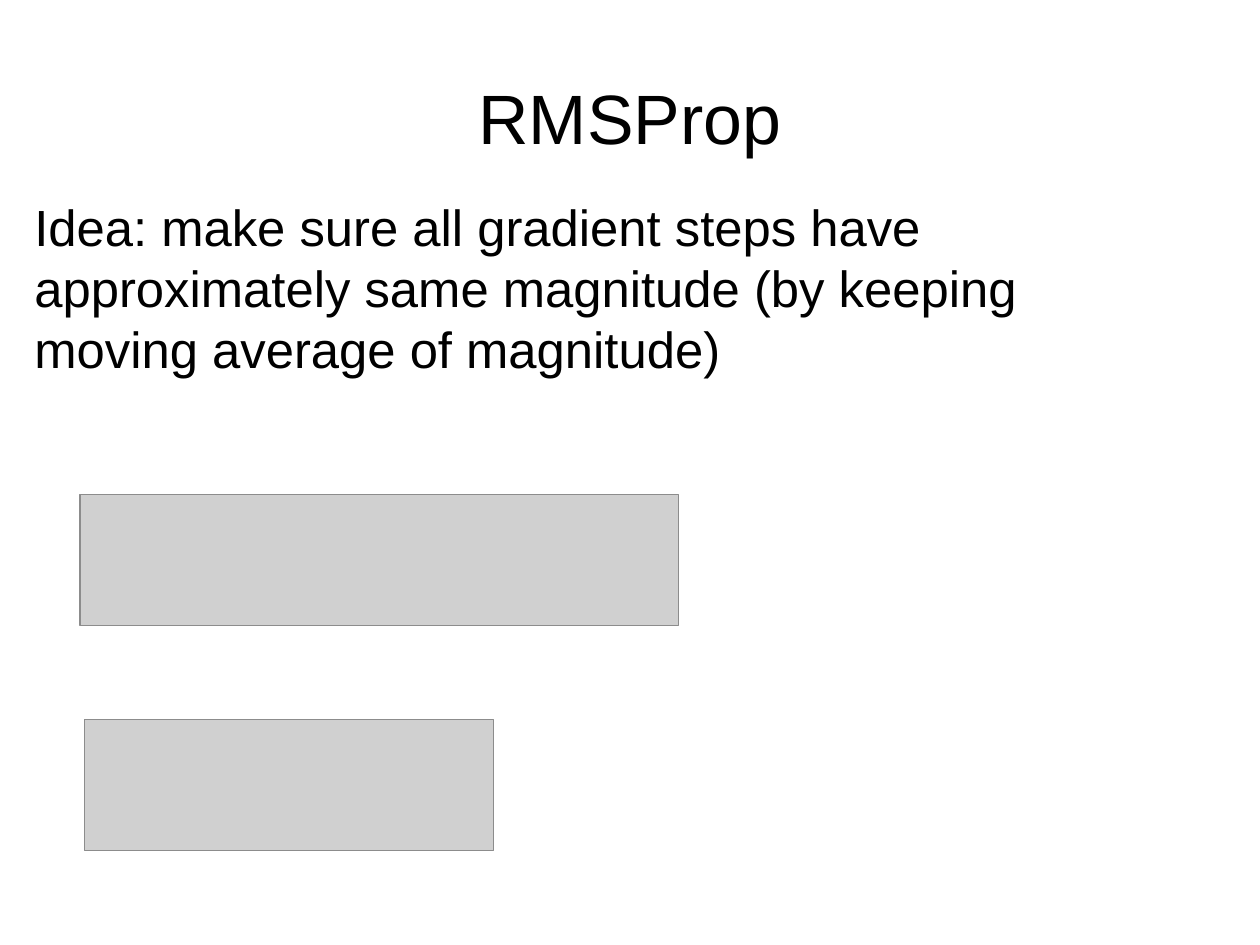
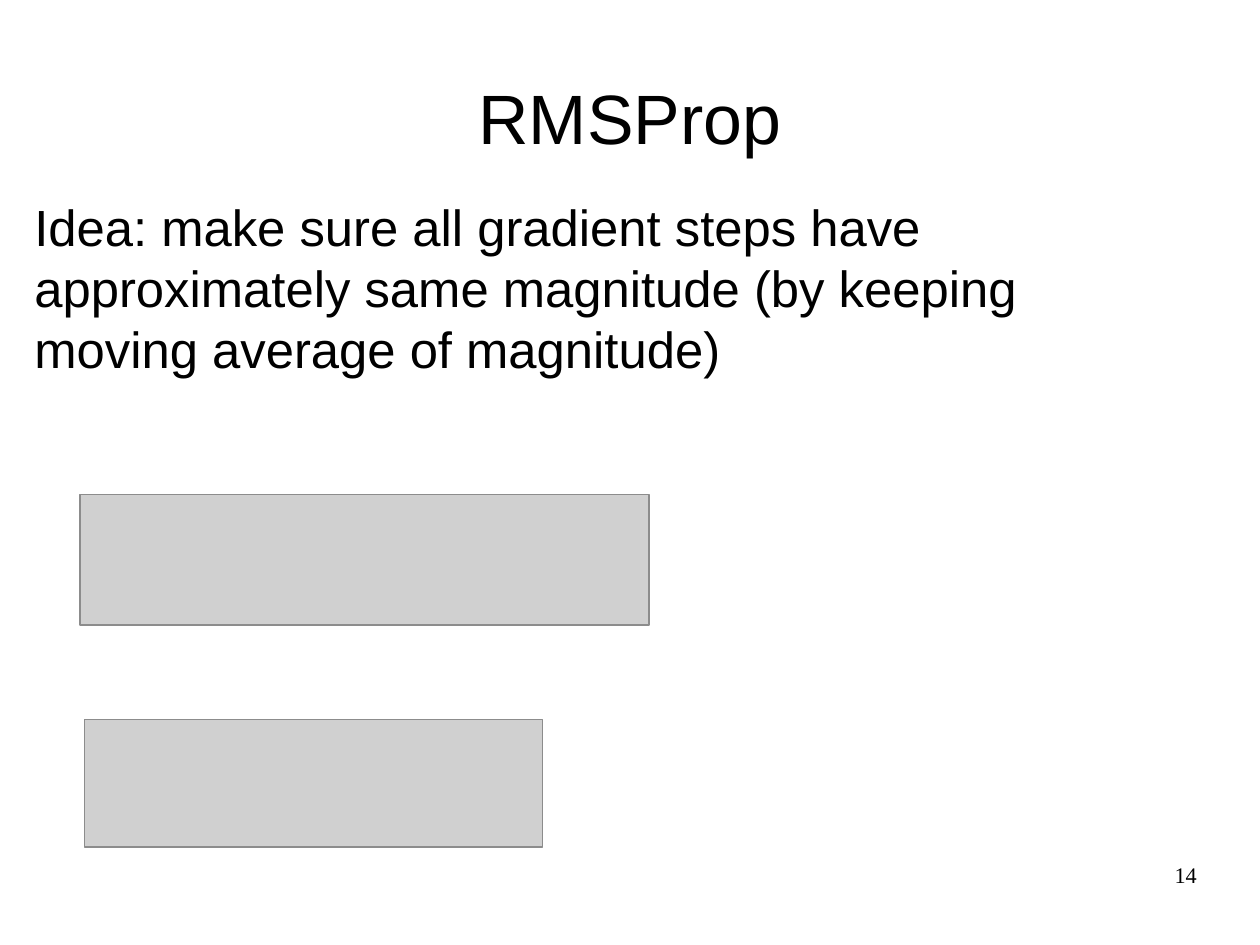
Before and after one commit to yandexdataschool/CSC_deeplearning, a slide deck: slide 14 of day0_am/lecture0.odp (slide 13 before the commit). Drawn at 1260x945 pixels with LibreOffice and Linux fonts; fonts in the diff are those of the drawing; grey boxes stand for pictures. Boxes give left, top, right and bottom in pixels: in the first picture for what was removed or moved away, otherwise in the second. Text is boxed around its words. In the diff, an @@ line names an element or a change of style, - is before the commit and + after.

```diff
--- a/day0_am/lecture0.odp
+++ b/day0_am/lecture0.odp
@@ picture: place and size @@
-picture at <box>80,495,678,627</box>
+picture at <box>80,495,649,625</box>
@@ picture: place and size @@
-picture at <box>85,720,494,852</box>
+picture at <box>85,720,542,847</box>
@@ page number added at <box>1175,868,1197,883</box>, 14 pt, text #000000 @@
+14
```
Also in this commit, not shown: 19 other slides changed, 1 slide added, 3 other files.
